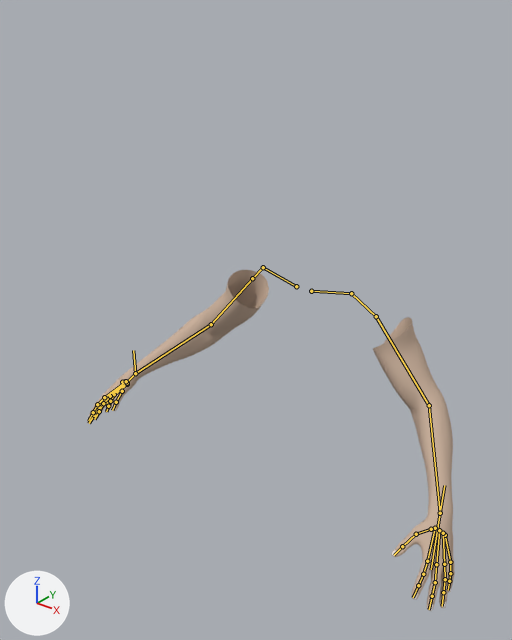
An edit to the Blender file Game35B/Assets/Models/FPP hands/hands_copy.blend, drawn before and after from the same camera.
Both versions are drawn from a 50 mm lens placed at (9.19, -13.88, 21.05), pointed at (0.35, -2.84, 14.2). Every picture has the same lights, and +X, +Y and +Z are marked at lower left. The bones that bend it are drawn over the model as lines.

In view in the first picture: 'basicRig:Body'.
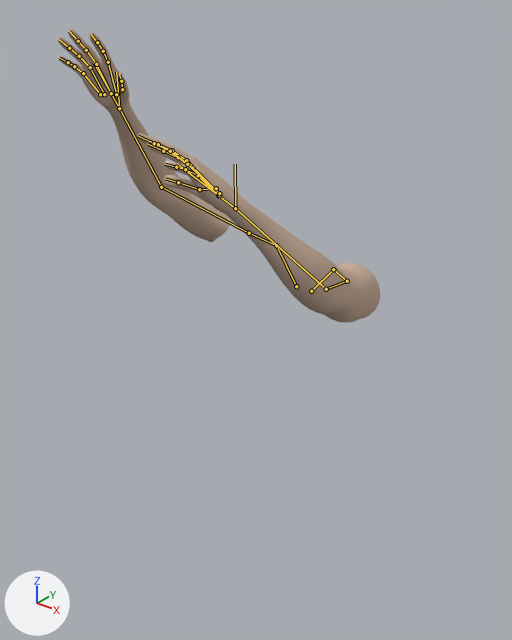
The newer file adds an action. The first version stands in its rest pose; the second is drawn at frame 10 of the action 'Jump'.

Changed parts and their boxes [x1, y1, x2, y2] in the pictures (512 x 640 px):
'basicRig:Body', posed (12% narrower, 14% shorter)
    before: [87, 270, 455, 611]
    after: [57, 29, 380, 323]
bone 'forearm.R.001', root to tip
    before: (135, 373) to (133, 350)
    after: (119, 108) to (116, 71)
bone 'hand.R', root to tip
    before: (135, 373) to (106, 403)
    after: (119, 108) to (93, 62)
bone 'forearm.L.001', root to tip
    before: (440, 513) to (444, 485)
    after: (235, 208) to (235, 164)
bone 'hand.L', root to tip
    before: (440, 513) to (431, 569)
    after: (235, 208) to (178, 164)

The edits, one by one:
Bone 'forearm.R.001' (bone_forearm_r_001) moves from (0.0, 0.0, 0.0) to (1.97, 7.9, 1.49).
Bone 'hand.R' (bone_hand_r) turns from (0, 0, 0) to (-105, 59, -72) degrees about its own x, y and z.
Bone 'forearm.L.001' (bone_forearm_l_001) moves from (0.0, 0.0, 0.0) to (-3.1, 6.93, 3.04).
Bone 'hand.L' (bone_hand_l) turns from (0, 0, 0) to (-242, -204, 76) degrees about its own x, y and z.
